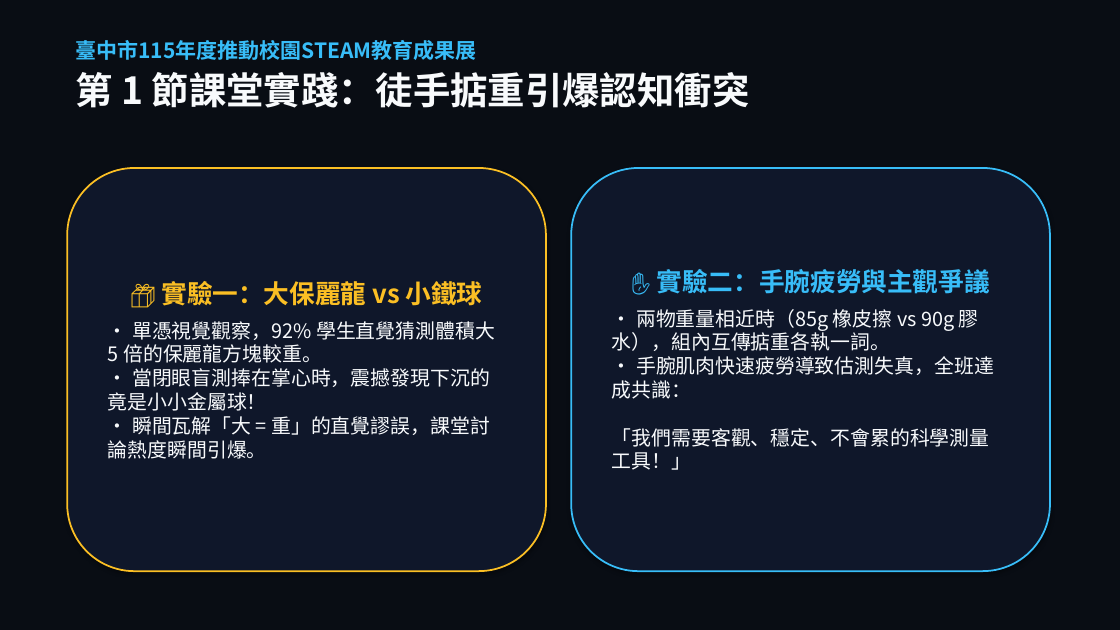
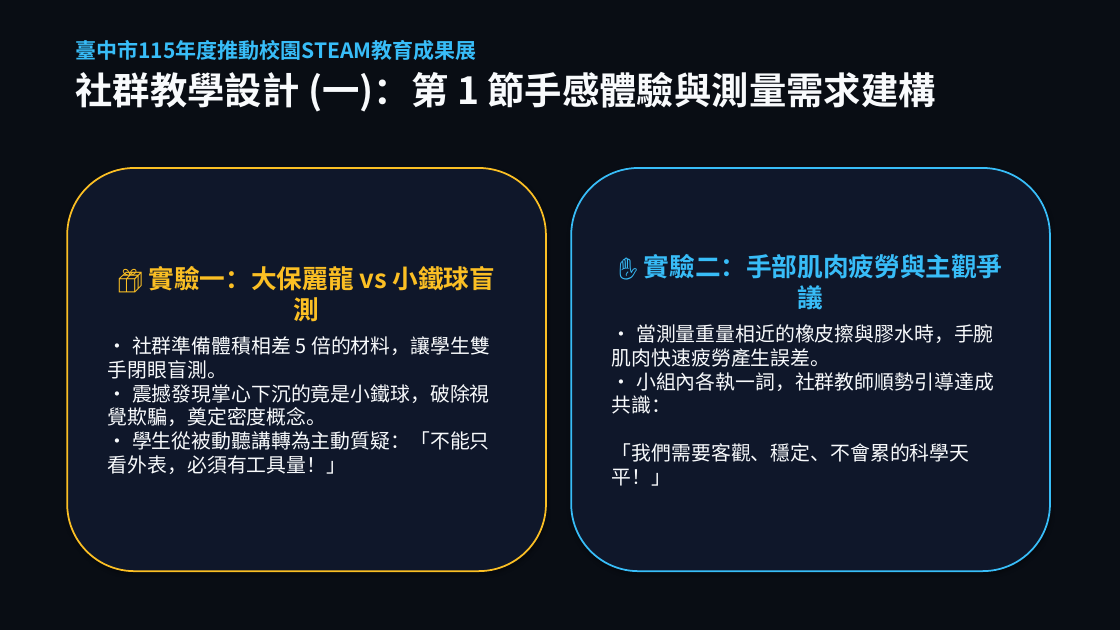
Before and after one commit to asc103138/steam-community-docs, a slide deck: slide 7 of 成果展繳交資料/臺中市梧棲區中正國小_STEAM成果展_5分鐘現場分享會簡報.pptx. Drawn at 1120x630 pixels with LibreOffice and Linux fonts; fonts in the diff are those of the drawing; background and template pictures are left out; a plain dark background stands for a picture behind light text. Boxes give left, top, right and bottom in pixels: in the first picture for what was removed or moved away, otherwise in the second. Text is boxed around its words. In the diff, an @@ line names an element or a change of style, - is before the commit and + after.

Commit message:
feat: 徹底修正拉桿方向邏輯，全面移除課堂迷思，100% 圍繞社群研發作為與具體成效

```diff
--- a/成果展繳交資料/臺中市梧棲區中正國小_STEAM成果展_5分鐘現場分享會簡報.pptx
+++ b/成果展繳交資料/臺中市梧棲區中正國小_STEAM成果展_5分鐘現場分享會簡報.pptx
@@ text at <box>75,72,936,112</box>: text changed @@
-第 1 節課堂實踐：徒手掂重引爆認知衝突
+社群教學設計 (一)：第 1 節手感體驗與測量需求建構
@@ text in rounded rectangle at <box>108,266,496,474</box>: text changed @@
-📦 實驗一：大保麗龍 vs 小鐵球
-• 單憑視覺觀察，92% 學生直覺猜測體積大 5 倍的保麗龍方塊較重。
-• 當閉眼盲測捧在掌心時，震撼發現下沉的竟是小小金屬球！
-• 瞬間瓦解「大 = 重」的直覺謬誤，課堂討論熱度瞬間引爆。
+📦 實驗一：大保麗龍 vs 小鐵球盲測
+• 社群準備體積相差 5 倍的材料，讓學生雙手閉眼盲測。
+• 震撼發現掌心下沉的竟是小鐵球，破除視覺欺騙，奠定密度概念。
+• 學生從被動聽講轉為主動質疑：「不能只看外表，必須有工具量！」
@@ text in rounded rectangle at <box>612,254,1003,486</box>: text changed @@
-✋ 實驗二：手腕疲勞與主觀爭議
-• 兩物重量相近時（85g 橡皮擦 vs 90g 膠水），組內互傳掂重各執一詞。
-• 手腕肌肉快速疲勞導致估測失真，全班達成共識：
-「我們需要客觀、穩定、不會累的科學測量工具！」
+✋ 實驗二：手部肌肉疲勞與主觀爭議
+• 當測量重量相近的橡皮擦與膠水時，手腕肌肉快速疲勞產生誤差。
+• 小組內各執一詞，社群教師順勢引導達成共識：
+「我們需要客觀、穩定、不會累的科學天平！」
```
Also in this commit, not shown: 9 other slides changed, 2 slides added, 2 slides removed, 12 other files.
